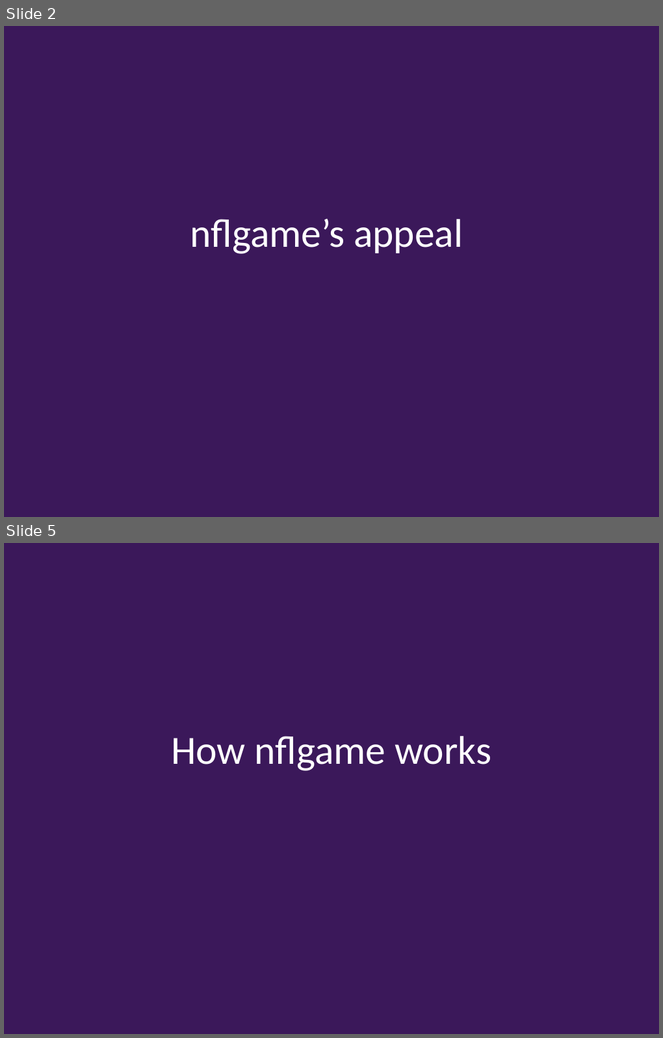
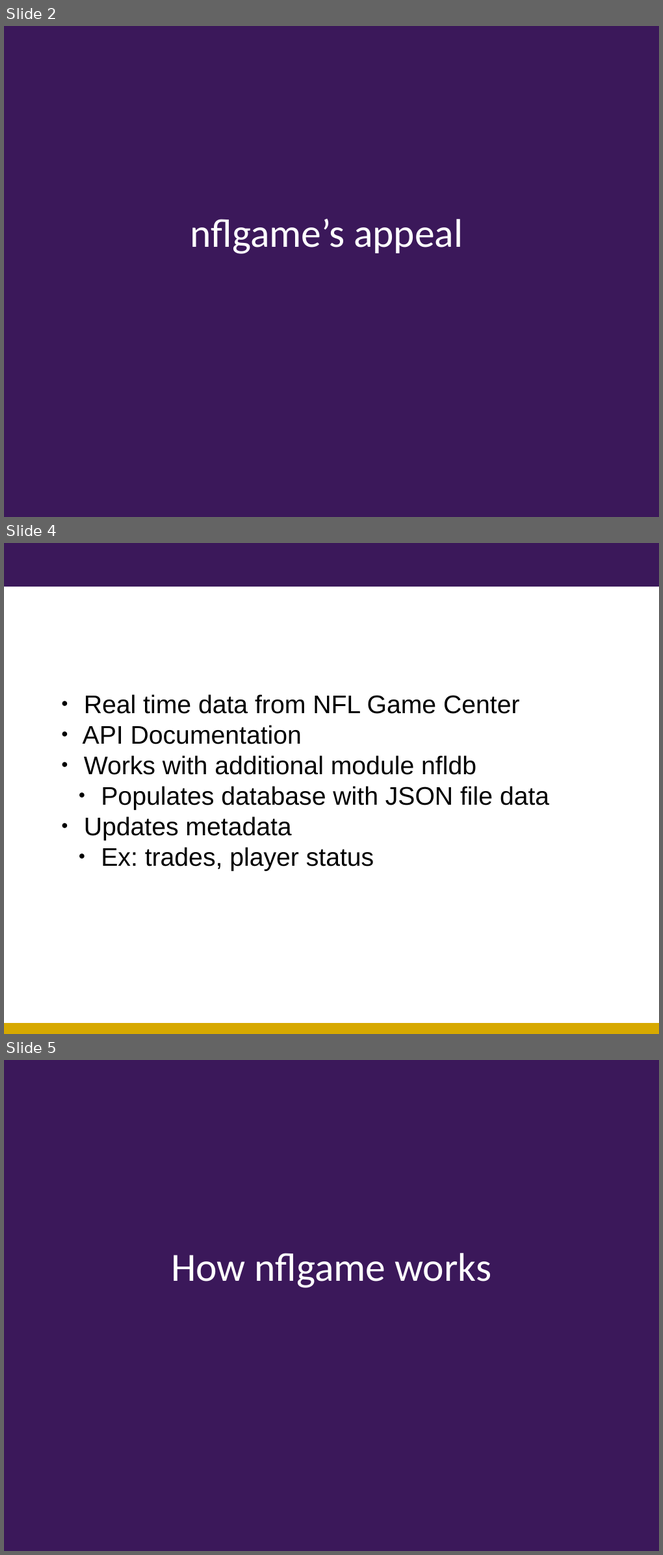
Before and after one commit to kpolimis/nfl-combine-evaluation, a slide deck: nflPP-CSE599-TechnologyReview.ppt. Shown one above the other, each under a label of ours: slides 2 and 5 before the commit, slides 2, 4 and 5 after it; the slides between them are not shown. The pictures are 663x1038 and 663x1555 pixels, drawn with LibreOffice and Linux fonts; fonts in the diff are those of the drawing; background and template pictures are left out. Boxes give left, top, right and bottom in pixels: in the first picture for what was removed or moved away, otherwise in the second. Text is boxed around its words. In the diff, an @@ line names an element or a change of style, - is before the commit and + after.

```diff
--- a/nflPP-CSE599-TechnologyReview.ppt
+++ b/nflPP-CSE599-TechnologyReview.ppt
@@ slide 4 added at <box>4,543,659,1034</box>, background #FFFFFF @@
@@ rectangle added at <box>4,543,659,587</box>, fill #3B185A @@
@@ text added at <box>83,694,549,871</box>, 28 pt, text #000000 @@
+● Real time data from NFL Game Center
+● API Documentation
+● Works with additional module nfldb
+  ● Populates database with JSON file data
+● Updates metadata
+  ● Ex: trades, player status
@@ rectangle added at <box>4,1023,659,1034</box>, fill #D7A900 @@
```
Also in this commit, not shown: 1 other slide added, 2 slides removed.
